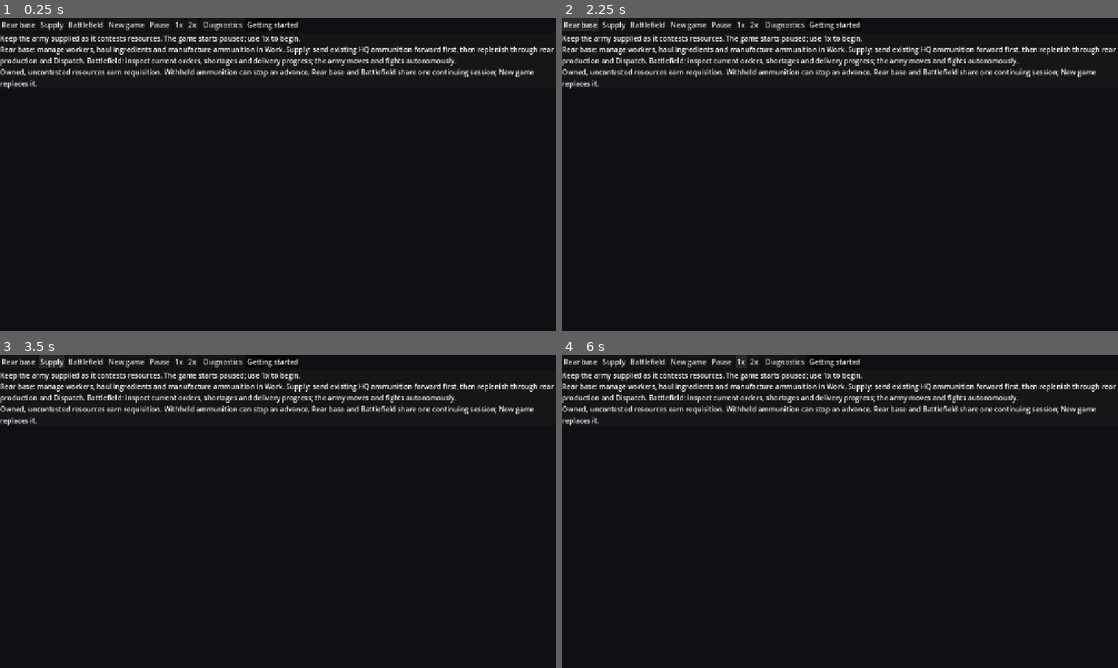
Above: before the commit, frames 1-4 (two rows, left to right).
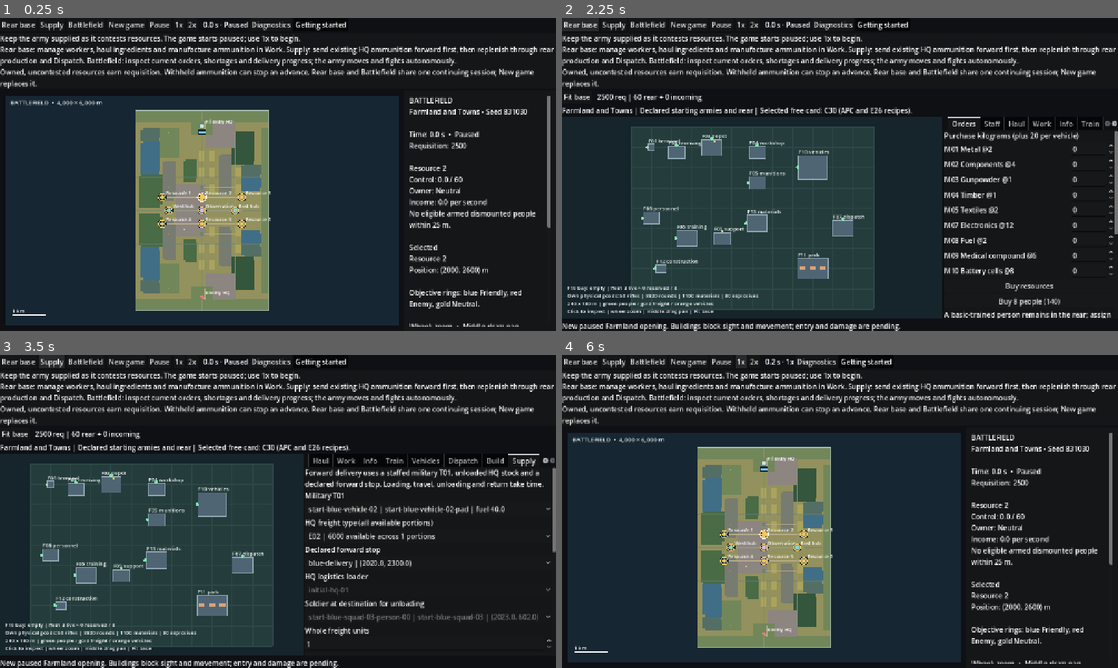
Above: after the commit, the same moments.

Repository: TheInfinityIQ/Trencho_V4
Game: Godot game, scene res://game/main/main.tscn
Two runs of this game, one before a commit and one after it. Both use one fixed random seed, a clock stepped at 60 frames per second and the inputs below.
Inputs (mouse positions are in pixels of both pictures, inside the frame that each line leads up to):
- Up to frame 1 (0.25 s): no input
- Up to frame 2 (2.25 s): click "New game" at 0.5 s; click "New game" at 1.25 s; click "Rear base" at 2 s
- Up to frame 3 (3.5 s): click "Supply" at 2.75 s
- Up to frame 4 (6 s): click (990, 508) at 3.5 s, where only the run after the commit has a clickable "start-blue-vehicle-02 | start…"; click (990, 508) at 4.25 s, where only the run after the commit has a clickable "start-blue-vehicle-02 | start…"; click "Battlefield" at 5 s; click "1x" at 5.75 s

The runs differ from the first frame. In frame 1, 55% of the frame differs, in the area x 1-99%, y 1-99%; in frame 2, 31%; in frame 3, 33%; in frame 4, 55%.
Error before the commit: Parse Error: Too many arguments for "snapshot()" call. Expected at most 0 but received 2. (res://game/rear_base/base_demo.gd:966)

Commit message:
Keep the shared world running while routes prepare and trim UI snapshots

Diff:
--- a/game/procurement/receiving_simulation.gd
+++ b/game/procurement/receiving_simulation.gd
@@ -266,7 +266,7 @@
 	# This bounded simulation owns rear people only. Forward/strategic membership
 	# is deliberately not inferred; the shared-world policy remains D03.
 	var count: int = 0
-	for entity in ledger.snapshot().entities:
+	for entity in ledger.entities_of_kind(Records.Kind.PERSON,false):
 		if entity.kind == "PERSON" and entity.owner == PLAYER and entity.get("rear_place","None") in ["Occupied","Held Home"]:
 			count += 1
 	return count
@@ -308,7 +308,7 @@
 	return result
 
 
-func snapshot() -> Dictionary:
+func snapshot(include_diagnostics: bool = true) -> Dictionary:
 	var orders: Array[Dictionary] = []
 	for order in _orders:
 		var view := order.duplicate(true)
@@ -317,7 +317,7 @@
 	return {"time": _time, "money": _money, "income": _income, "spent": _spent, "refunds": _refunds,
 		"orders": orders, "workers": _workers.duplicate(true), "walks": _walks.duplicate(true),
 		"order_sequence": _order_sequence, "job_sequence": _job_sequence,
-		"events": _events.duplicate(true), "ledger": ledger.snapshot(), "recovery_offer":recovery_instructor_offer(),
+		"events": _events.duplicate(true), "ledger": ledger.snapshot() if include_diagnostics else null, "recovery_offer":recovery_instructor_offer(),
 		"freight_berths":freight_berths.duplicate(true),"freight_limit":freight_limit()}
 
 
--- a/game/rear_base/base_simulation.gd
+++ b/game/rear_base/base_simulation.gd
@@ -198,10 +198,16 @@
 				break # At most one authoritative admission per returned frame.
 			if speed == 0: break # Preserve quiet paused preparation/Ready waits.
 		_refresh_trip_admissions()
+		_advance_live_quantum()
 		return
+	_advance_live_quantum()
+
+func _advance_live_quantum() -> void:
 	if speed == 0 or owed_simulation_seconds <= 0.0: return
 	var before: float = rear.time
-	rear.advance_time(minf(owed_simulation_seconds,LIVE_QUANTUM),true)
+	# A pending route holds its own transport action, not the whole world.
+	# Each pump and each event advance still runs at a settled boundary.
+	rear.advance_time(minf(owed_simulation_seconds,LIVE_QUANTUM),false)
 	owed_simulation_seconds = maxf(0.0,owed_simulation_seconds-(rear.time-before))
 	_refresh_trip_admissions()
 
@@ -260,14 +266,15 @@
 	if _live_planning: rear.vehicle_departures_allowed = speed > 0
 	return {"ok": true, "message": "Paused" if speed == 0 else "%dx simulation speed" % speed,"speed_change":true}
 
-func snapshot() -> Dictionary:
-	var view := {"rear": rear.snapshot(), "receiving": receiving.snapshot(), "speed": speed,
+func snapshot(include_diagnostics: bool = true, include_battlefield: bool = true) -> Dictionary:
+	var view := {"rear": rear.snapshot(include_diagnostics), "receiving": receiving.snapshot(include_diagnostics), "speed": speed,
 		"production": rear.production.snapshot(), "munitions": rear.munitions_production.snapshot(),
 		"materials": rear.materials_production.snapshot(), "support": rear.support_production.snapshot(),
 		"training":rear.training.snapshot(), "heavy":rear.heavy_production.snapshot(),
 		"vehicles":rear.vehicles.snapshot(), "dispatch":rear.dispatch.snapshot(),
-		"hq":rear.hq.snapshot(), "construction":rear.construction.snapshot(),
-		"military":rear.military.snapshot(rear.PLAYER), "combat":rear.combat.snapshot(rear.PLAYER), "orders":rear.orders.snapshot(), "objectives":rear.objectives.snapshot(), "forward_supply":rear.forward_supply.snapshot(), "field_structures":rear.field_structures.snapshot(), "bridges":rear.bridges.snapshot(), "demolition":rear.demolition.snapshot(), "mines":rear.mines.snapshot(), "expanded_catalogue": expanded_catalogue}
+		"hq":rear.hq.snapshot(), "construction":rear.construction.snapshot(), "expanded_catalogue": expanded_catalogue}
+	if include_battlefield:
+		view.merge({"military":rear.military.snapshot(rear.PLAYER), "combat":rear.combat.snapshot(rear.PLAYER), "orders":rear.orders.snapshot(), "objectives":rear.objectives.snapshot(), "forward_supply":rear.forward_supply.snapshot(), "field_structures":rear.field_structures.snapshot(), "bridges":rear.bridges.snapshot(), "demolition":rear.demolition.snapshot(), "mines":rear.mines.snapshot()})
 	view.rear.people = view.rear.people.filter(func(person: Dictionary) -> bool: return person.owner == rear.PLAYER)
 	view.rear.ledger.entities = view.rear.ledger.entities.filter(func(entity: Dictionary) -> bool: return entity.owner != "army-red")
 	return view
--- a/game/staffing/rear_simulation.gd
+++ b/game/staffing/rear_simulation.gd
@@ -873,7 +873,7 @@
 		return changed
 
 
-func snapshot() -> Dictionary:
+func snapshot(include_diagnostics: bool = true) -> Dictionary:
 	var staffing: Array[Dictionary] = []
 	for r in requests.values():
 		var assigned := _assigned(r.id)
@@ -882,8 +882,9 @@
 		staffing.append({"id": r.id, "target": r.target, "positions": r.positions,
 			"assigned": assigned, "pending_in": pending, "present": present, "reporting_or_active": assigned - present,
 			"shortage": maxi(0, r.target - _retaining(r.id) - pending), "priority": PRIORITIES[r.priority], "requested_at": r.created})
+	var ledger_view: Dictionary = ledger.snapshot(include_diagnostics)
 	var people: Array[Dictionary] = []
-	for entity in ledger.snapshot().entities:
+	for entity in ledger_view.entities:
 		if entity.kind != "PERSON": continue
 		var p: Dictionary = entity.duplicate(true)
 		p.phase = actors[p.id].phase if actors.has(p.id) else "External/away — ineligible"
@@ -910,8 +911,8 @@
 		job.starved = job.emergency_contention_since >= 0.0 and job.emergency_wait_seconds >= 120.0
 		if job.starved: job.blocker = "Starved by explicit Emergency work for at least 120 seconds"
 	return {"time": time, "staffing": staffing, "people": people, "stores": storage,
-		"jobs": inspected_jobs, "workshop": workshop_readiness(), "yard": yard.snapshot(),
-		"audit": audit(), "ledger": ledger.snapshot(), "events": _events.duplicate(true)}
+		"jobs": inspected_jobs, "workshop": workshop_readiness() if include_diagnostics else {}, "yard": yard.snapshot(),
+		"audit": audit() if include_diagnostics else null, "ledger": ledger_view, "events": _events.duplicate(true)}
 
 
 func _refresh_contention() -> void:
